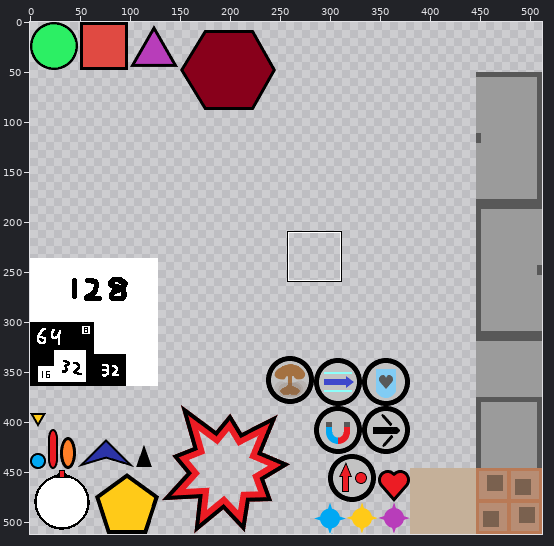
File history of a sprite sheet, Assets/Sprites/SpriteSheet.png. The first picture is a wide view before the edit; the outline marks the close-up.
Close-up. First the earlier version:
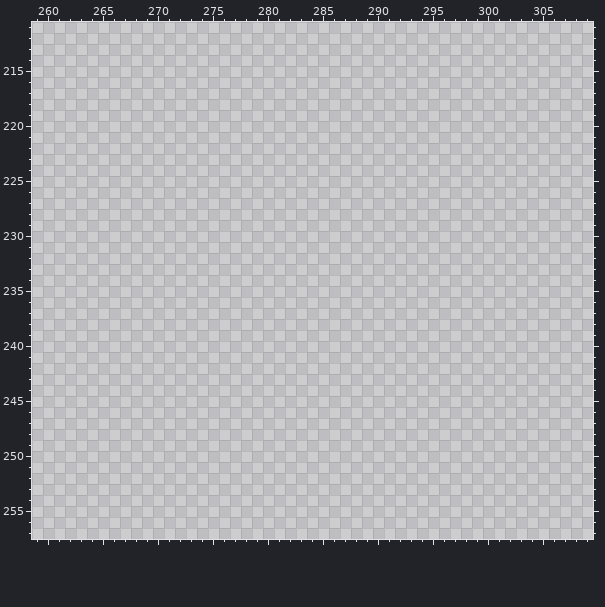
The file is 512x512 pixels. Pixels under 10% opacity are left out. Colours within 5 levels of each other are drawn and written as one. Shown: x 259..309, y 211..257. The commit also changed other parts of the picture, which this record leaves out.
The result:
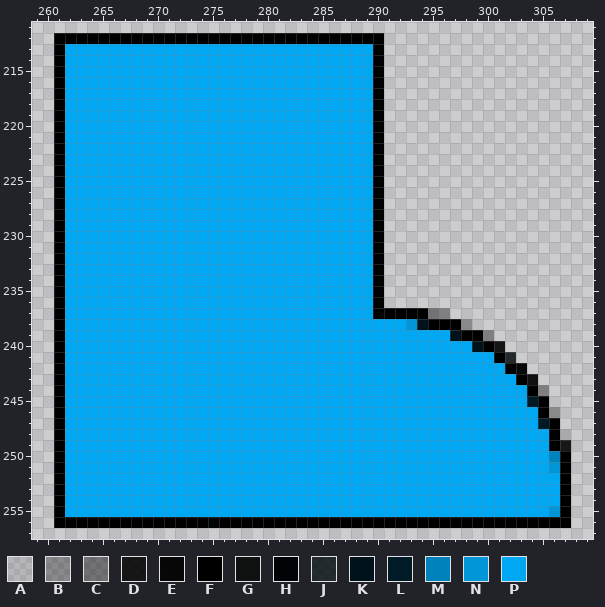
Palette (. is transparent): A #0000001c  B #00000055  C #00000071  D #000000e3  E #000000f5  F #000000  G #000202eb  H #000406  J #000a0ed3  K #00121b  L #001a26  M #0082bd  N #0096d8  P #00a8f3
Edits made:
The edit adds colour A in row 248 at x 307.
The edit adds colour B in row 237 at x 296; in row 238 at x 298; in row 239 at x 300; in row 244 at x 305; in row 246 at x 306.
The edit adds colour C in row 237 at x 295.
The edit adds colour D in row 240 at x 301; in row 249 at x 307.
The edit adds colour E in row 242 at x 303.
The edit adds colour F in row 212 at x 261 to 290; in rows 213 to 236 at x 261 and 290; in row 237 at x 261 and 290 to 294; in row 238 at x 261 and 295 to 297; in row 239 at x 261 and 298 to 299; in row 240 at x 261 and 300.
The edit adds colour F in row 241 at x 261 and 301; in row 242 at x 261 and 302; in row 243 at x 261 and 303; in row 244 at x 261 and 304; in rows 245 to 246 at x 261 and 305; in rows 247 to 249 at x 261 and 306.
The edit adds colour F in rows 250 to 255 at x 261 and 307; in row 256 at x 261 to 274 and 276 to 307.
The edit adds colour G in row 243 at x 304.
The edit adds colour H in row 256 at x 275.
The edit adds colour J in row 241 at x 302.
The edit adds colour K in row 238 at x 294; in row 239 at x 297; in row 240 at x 299.
The edit adds colour L in row 245 at x 304; in row 247 at x 305.
The edit adds colour M in row 250 at x 306.
The edit adds colour N in row 238 at x 293; in row 251 at x 306; in row 255 at x 306.
The edit adds colour P in rows 213 to 237 at x 262 to 289; in row 238 at x 262 to 292; in row 239 at x 262 to 296; in row 240 at x 262 to 298; in row 241 at x 262 to 300; in row 242 at x 262 to 301.
The edit adds colour P in row 243 at x 262 to 302; in rows 244 to 245 at x 262 to 303; in rows 246 to 247 at x 262 to 304; in rows 248 to 251 at x 262 to 305; in rows 252 to 254 at x 262 to 306; in row 255 at x 262 to 305.
Where, in picture pixels (left, top, right, bottom), the same in both close-ups:
added: (54, 33, 571, 528)
